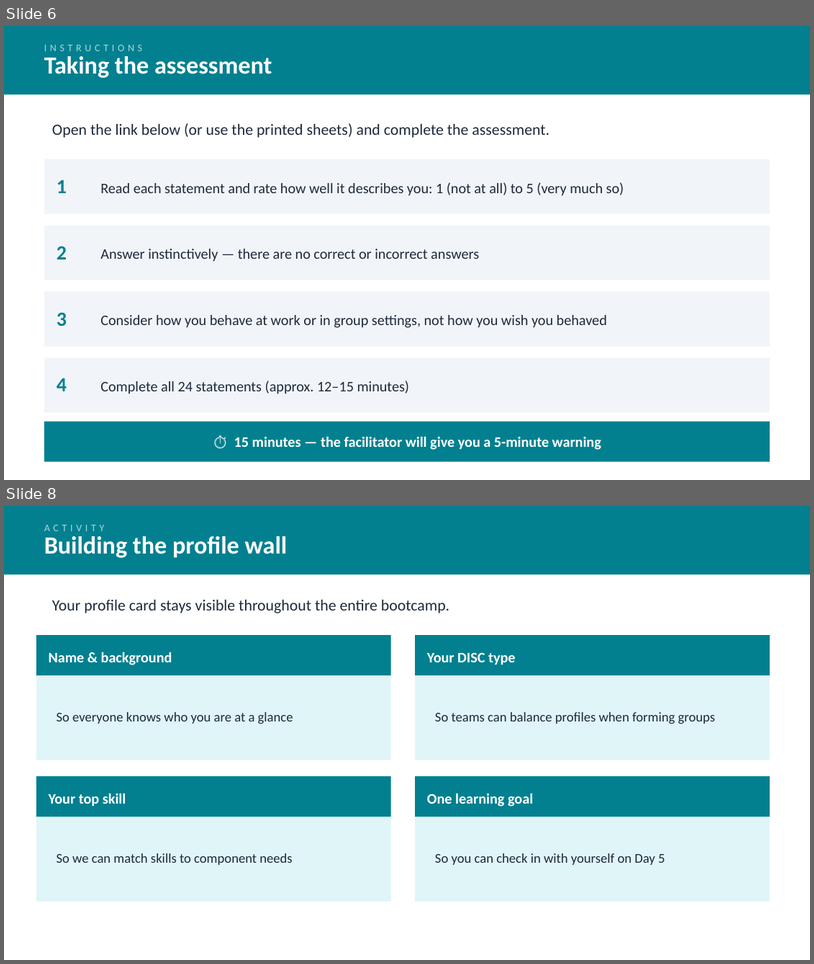
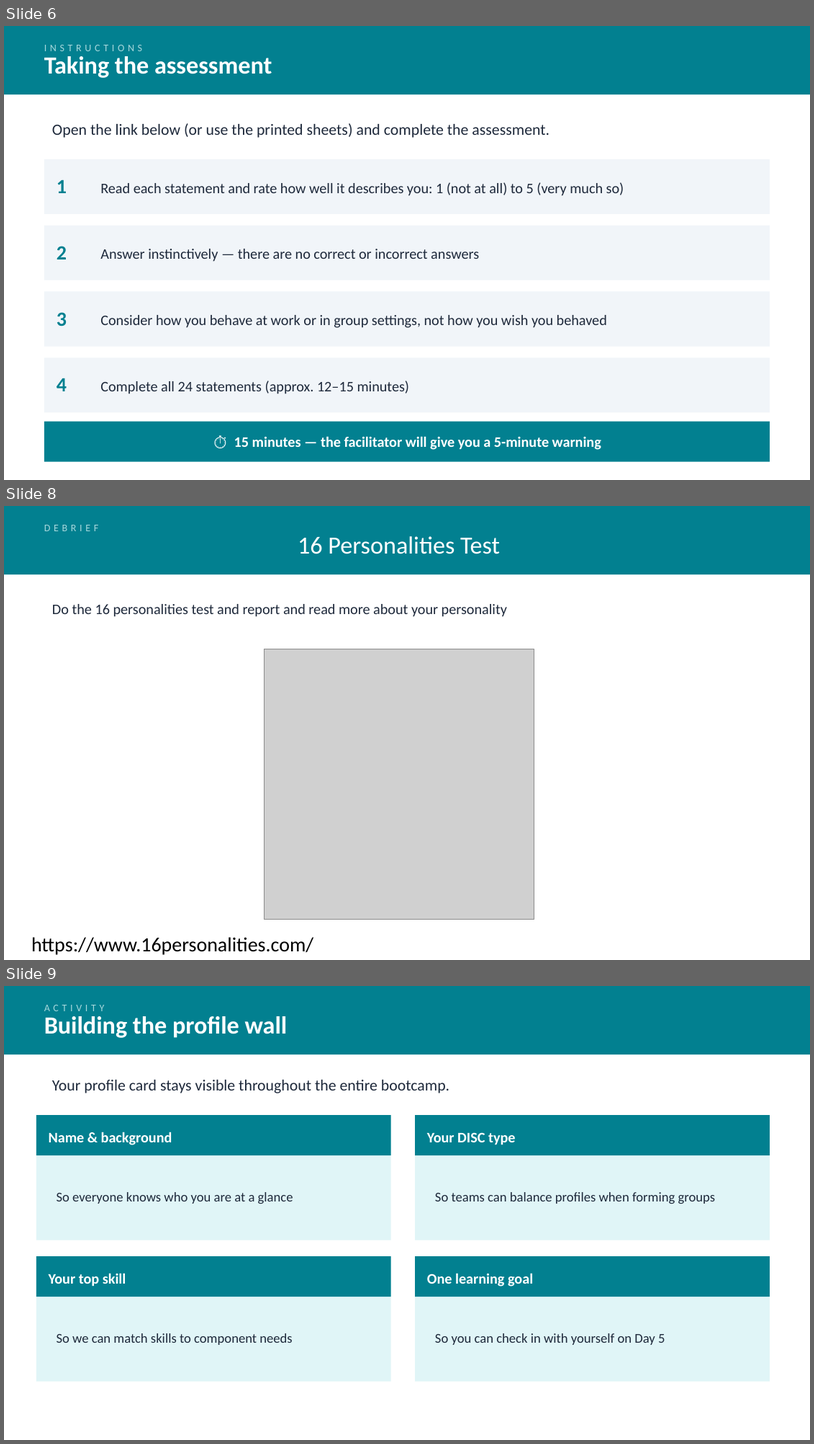
Before and after one commit to BaselBarakat/Glasno-o-novcu-Bootcamp, a slide deck: D1S1_Intro_Personality_Profiling.pptx. Shown one above the other, each under a label of ours: slides 6 and 8 before the commit, slides 6, 8 and 9 after it; the slides between them are not shown. The pictures are 814x964 and 814x1444 pixels, drawn with LibreOffice and Linux fonts; fonts in the diff are those of the drawing; grey boxes stand for pictures. Boxes give left, top, right and bottom in pixels: in the first picture for what was removed or moved away, otherwise in the second. Text is boxed around its words. In the diff, an @@ line names an element or a change of style, - is before the commit and + after.

```diff
--- a/D1S1_Intro_Personality_Profiling.pptx
+++ b/D1S1_Intro_Personality_Profiling.pptx
@@ slide 8 added at [4,506,810,960], background #FFFFFF @@
@@ rectangle added at [4,506,810,574], fill #028090 @@
@@ text added at [44,525,99,531], 9 pt, text #A7D8DC @@
+DEBRIEF
@@ text added at [298,536,500,554], 22 pt, text #FFFFFF @@
+16 Personalities Test
@@ text added at [52,604,507,617], 13 pt, text #1E293B @@
+Do the 16 personalities test and report and read more about your personality
@@ picture added at [265,649,535,919] @@
@@ text added at [31,937,314,955], 18 pt, text #000000 @@
+https://www.16personalities.com/
@@ what was slide 8 is now slide 9 @@
```
Also in this commit, not shown: 1 slide changed.
